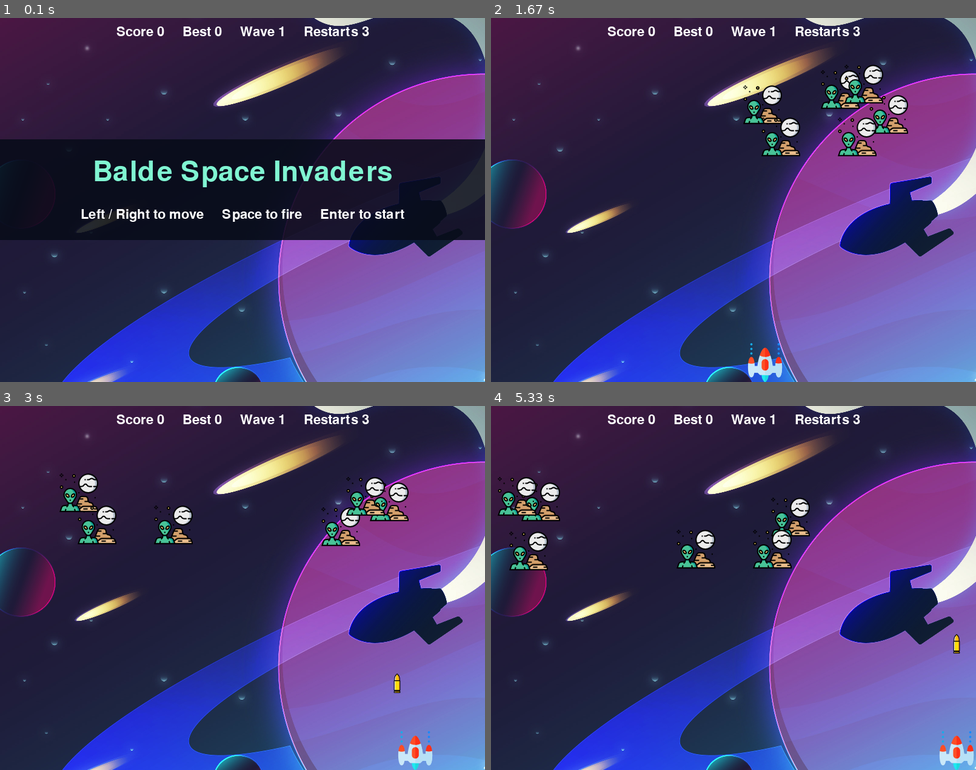
Above: before the commit, frames 1-4 (two rows, left to right).
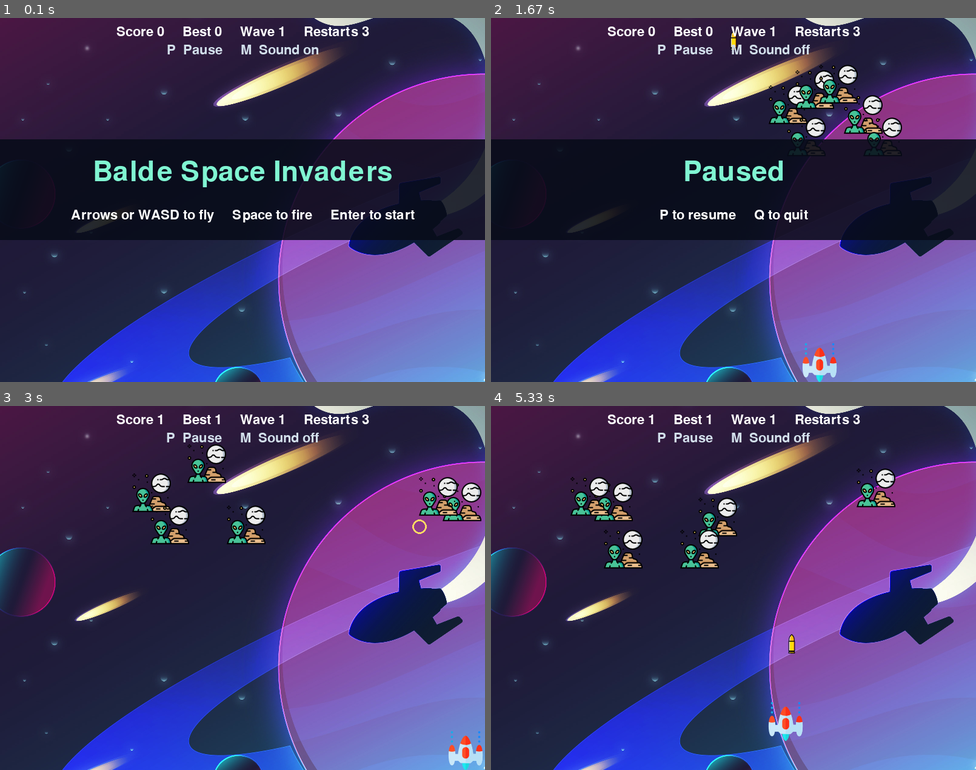
Above: after the commit, the same moments.

Repository: baldez300/Balde-Py-Game-1
Game: pygame game, started from play.py
Same seed, same stepped clock (60 frames per second), same inputs: the game is played once before the commit and once after it.
Inputs:
- Up to frame 1 (0.1 s): no input
- Up to frame 2 (1.67 s): tap Enter at 0.33 s; tap Space at 0.67, 1.07, 1.37, 1.57 s; hold M 1-1.47 s; hold D 1-1.47 s; hold P from 1.5 s (still down); hold Right from 1.5 s (still down)
- Up to frame 3 (3 s): tap Space at 1.87, 2.07, 2.37, 2.57, 2.87 s; release P at 1.97 s; release Right at 1.97 s; hold P 2-2.47 s; hold D 2-2.47 s; hold Right 2.5-2.97 s
- Up to frame 4 (5.33 s): hold W 3-3.3 s; tap Space at 3.07, 3.4, 3.7, 3.9, 4.2, 4.47, 4.8, 5.1, 5.23 s; hold Right 3.33-3.8 s; hold A 3.83-4.37 s; hold Down 4.4-4.7 s; hold A 4.73-5.13 s; hold Up from 5.17 s (still down)

The runs differ from the first frame. In frame 1, 1.4% of the frame differs, in the area x 14-86%, y 7-57%; in frame 2, 32%, in the area x 0-100%, y 3-100%; in frame 3, 6.7%; in frame 4, 6.6%.

Commit message:
feat: add four-direction flight, arcade sound effects, and pause controls
Support arrow keys and WASD with consistent diagonal speed. Fire from
the ship’s current position and end the round on enemy contact.

Play distinct sounds for shots, hits, wave clears, and game over.
Use P to pause or resume and M to toggle sound.

Diff:
--- a/play.py
+++ b/play.py
@@ -11,6 +11,7 @@
 WIDTH, HEIGHT = 800, 600
 SHIP_SIZE = 64
 PLAYER_Y = HEIGHT - SHIP_SIZE
+FLIGHT_TOP = 220  # Leave space above the ship for new enemies to spawn.
 STEP = 1 / 120
 WAVE_POINTS = 15
 ASSETS = Path(__file__).resolve().parent
@@ -58,8 +59,27 @@
         return cls(random.randint(0, WIDTH - SHIP_SIZE), random.randint(50, 150))
 
 
+class Audio:
+    def __init__(self):
+        self.muted = False
+        self.effects = {}
+        if pygame.mixer.get_init():
+            for name in ("shot", "hit", "clear", "over"):
+                self.effects[name] = pygame.mixer.Sound(str(ASSETS / "sounds" / (name + ".wav")))
+
+    def play(self, name):
+        if self.effects and not self.muted:
+            self.effects[name].play()
+
+    def toggle(self):
+        self.muted = not self.muted
+        if self.muted and self.effects:
+            pygame.mixer.stop()
+
+
 class Game:
-    def __init__(self, path):
+    def __init__(self, path, on_sound=None):
+        self.on_sound = on_sound or (lambda name: None)
         self.path = path
         self.best = read_best(path)
         self.new_run()
@@ -78,13 +98,16 @@
         self.state = "playing"
         self.speed = 240 + 35 * (self.wave - 1)
         self.player_x = (WIDTH - SHIP_SIZE) / 2
+        self.player_y = PLAYER_Y
         self.bullet = None
         self.flash = None
         self.timer = 0
         self.enemies = [Enemy.spawn() for _ in range(6)]
 
     def keydown(self, key):
-        if self.state == "title" and key == pygame.K_RETURN:
+        if key == pygame.K_p and self.state in ("playing", "paused"):
+            self.state = "paused" if self.state == "playing" else "playing"
+        elif self.state == "title" and key == pygame.K_RETURN:
             self.new_run()
         elif self.state == "over" and key == pygame.K_r and self.restarts:
             self.restarts -= 1
@@ -92,9 +115,10 @@
         elif self.state == "over" and not self.restarts and key == pygame.K_RETURN:
             self.new_run()
         elif self.state == "playing" and key == pygame.K_SPACE and self.bullet is None:
-            self.bullet = pygame.Vector2(self.player_x + 16, PLAYER_Y - 20)
-
-    def update(self, dt, direction, bullet_bounds):
+            self.bullet = pygame.Vector2(self.player_x + 16, self.player_y - 20)
+            self.on_sound("shot")
+
+    def update(self, dt, direction, bullet_bounds, vertical=0):
         if self.state == "clear":
             self.timer -= dt
             if self.timer <= 0:
@@ -103,7 +127,12 @@
             return
         if self.state != "playing":
             return
-        self.player_x = max(0, min(WIDTH - SHIP_SIZE, self.player_x + direction * 300 * dt))
+        distance = 300 * dt
+        if direction and vertical:
+            distance /= 2 ** 0.5
+        self.player_x = max(0, min(WIDTH - SHIP_SIZE, self.player_x + direction * distance))
+        self.player_y = max(FLIGHT_TOP, min(PLAYER_Y, self.player_y + vertical * distance))
+        hull = pygame.Rect(round(self.player_x), round(self.player_y), SHIP_SIZE, SHIP_SIZE).inflate(-18, -16)
         if self.flash:
             x, y, duration = self.flash
             self.flash = (x, y, duration - dt) if duration > dt else None
@@ -122,18 +151,21 @@
                 enemy.x = -enemy.x if enemy.x < 0 else 2 * limit - enemy.x
                 enemy.direction *= -1
                 enemy.y += 40
-            if enemy.y >= PLAYER_Y:
+            target = pygame.Rect(round(enemy.x), enemy.y, SHIP_SIZE, SHIP_SIZE)
+            if enemy.y >= PLAYER_Y or hull.colliderect(target.inflate(-12, -12)):
                 self.state = "over"
+                self.on_sound("over")
                 return
-            target = pygame.Rect(round(enemy.x), enemy.y, SHIP_SIZE, SHIP_SIZE)
             if shot is not None and shot.colliderect(target):
                 self.bullet = shot = None
                 self.flash = (*target.center, 0.18)
+                self.on_sound("hit")
                 self.score += 1
                 if self.score > self.best:
                     self.best = self.score
                     save_best(self.path, self.best)
                 if self.score % WAVE_POINTS == 0:
+                    self.on_sound("clear")
                     self.state = "clear"
                     self.timer = 1.5
                     self.enemies.clear()
@@ -161,22 +193,25 @@
         label = font.render(text, True, color)
         self.screen.blit(label, label.get_rect(center=(WIDTH // 2, y)))
 
-    def draw(self, game):
+    def draw(self, game, audio):
         self.screen.blit(self.background, (0, 0))
-        if game.state == "playing":
+        if game.state in ("playing", "paused"):
             for enemy in game.enemies:
                 self.screen.blit(self.enemy, (round(enemy.x), enemy.y))
-            self.screen.blit(self.ship, (round(game.player_x), PLAYER_Y))
+            self.screen.blit(self.ship, (round(game.player_x), round(game.player_y)))
             if game.bullet is not None:
                 self.screen.blit(self.bullet, (round(game.bullet.x), round(game.bullet.y)))
             if game.flash:
                 x, y, remaining = game.flash
                 radius = 8 + int(20 * (1 - remaining / 0.18))
                 pygame.draw.circle(self.screen, (255, 218, 99), (x, y), radius, 3)
-        else:
+        if game.state != "playing":
             if game.state == "title":
                 title = "Balde Space Invaders"
-                hint = "Left / Right to move     Space to fire     Enter to start"
+                hint = "Arrows or WASD to fly     Space to fire     Enter to start"
+            elif game.state == "paused":
+                title = "Paused"
+                hint = "P to resume     Q to quit"
             elif game.state == "clear":
                 title = f"Wave {game.wave} clear!"
                 hint = f"Score {game.score}     Wave {game.wave + 1} incoming"
@@ -189,6 +224,10 @@
             self.centered(hint, self.small, 325, (255, 255, 255))
         hud = f"Score {game.score}     Best {game.best}     Wave {game.wave}     Restarts {game.restarts}"
         self.centered(hud, self.small, 23, (255, 255, 255))
+        sound = "off" if audio.muted else "on"
+        controls = f"P  Pause     M  Sound {sound}" if audio.effects else "P  Pause     Audio unavailable"
+        if game.state in ("title", "playing", "paused"):
+            self.centered(controls, self.small, 53, (210, 223, 235))
         pygame.display.flip()
 
 
@@ -196,7 +235,8 @@
     pygame.init()
     try:
         display = Display()
-        game = Game(score_path())
+        audio = Audio()
+        game = Game(score_path(), audio.play)
         clock = pygame.time.Clock()
         elapsed = 0
         while True:
@@ -208,13 +248,16 @@
                 if event.type == pygame.KEYDOWN:
                     if event.key in (pygame.K_ESCAPE, pygame.K_q):
                         return
+                    if event.key == pygame.K_m:
+                        audio.toggle()
                     game.keydown(event.key)
             keys = pygame.key.get_pressed()
-            direction = int(keys[pygame.K_RIGHT]) - int(keys[pygame.K_LEFT])
+            direction = bool(keys[pygame.K_RIGHT] or keys[pygame.K_d]) - bool(keys[pygame.K_LEFT] or keys[pygame.K_a])
+            vertical = bool(keys[pygame.K_DOWN] or keys[pygame.K_s]) - bool(keys[pygame.K_UP] or keys[pygame.K_w])
             while elapsed >= STEP:
-                game.update(STEP, direction, display.bullet_bounds)
+                game.update(STEP, direction, display.bullet_bounds, vertical)
                 elapsed -= STEP
-            display.draw(game)
+            display.draw(game, audio)
     finally:
         pygame.quit()
 
--- a/tests/test_play.py
+++ b/tests/test_play.py
@@ -83,6 +83,57 @@
             self.assertAlmostEqual(self.game.player_x, 300)
             self.assertAlmostEqual(self.game.enemies[0].x, 240)
 
+    def test_flight_controls_and_pause(self):
+        game = self.game
+        game.enemies.clear()
+        x, y = game.player_x, game.player_y
+        game.update(0.1, 1, self.bounds, -1)
+        self.assertAlmostEqual((game.player_x - x)**2 + (game.player_y - y)**2, 30**2)
+        game.keydown(pygame.K_SPACE)
+        self.assertEqual(game.bullet.y, game.player_y - 20)
+        pos = (game.player_x, game.player_y, game.bullet.y)
+        game.keydown(pygame.K_p)
+        game.update(0.1, -1, self.bounds, -1)
+        self.assertEqual((game.player_x, game.player_y, game.bullet.y), pos)
+        game.keydown(pygame.K_p)
+        for vertical, limit in ((-1, play.FLIGHT_TOP), (1, play.PLAYER_Y)):
+            for _ in range(180):
+                game.update(play.STEP, 0, self.bounds, vertical)
+            self.assertEqual(game.player_y, limit)
+
+    def test_sound_events_and_ship_collision(self):
+        events = []
+        self.game.on_sound = events.append
+        self.game.keydown(pygame.K_SPACE)
+        self.game.keydown(pygame.K_SPACE)
+        self.game.score = 14
+        self.hit()
+        self.assertEqual(events, ["shot", "hit", "clear"])
+        self.game.start_wave()
+        self.game.player_y = 280
+        self.game.enemies = [play.Enemy(self.game.player_x, 280)]
+        self.step()
+        self.step()
+        self.assertEqual(events[-1:], ["over"])
+        self.assertEqual(events.count("over"), 1)
+        self.game.keydown(pygame.K_r)
+        self.assertEqual(self.game.player_y, play.PLAYER_Y)
+
+    def test_audio_playback_and_mute(self):
+        pygame.mixer.init()
+        self.addCleanup(pygame.mixer.quit)
+        audio = play.Audio()
+        for name in ("shot", "hit", "clear", "over"):
+            audio.play(name)
+            self.assertTrue(pygame.mixer.get_busy())
+            pygame.mixer.stop()
+        audio.toggle()
+        audio.play("shot")
+        self.assertFalse(pygame.mixer.get_busy())
+        audio.toggle()
+        audio.play("shot")
+        self.assertTrue(pygame.mixer.get_busy())
+
     def test_main_loop(self):
         batches = iter([[], [pygame.event.Event(pygame.KEYDOWN, key=pygame.K_RETURN)],
                         [pygame.event.Event(pygame.KEYDOWN, key=pygame.K_SPACE)],
Not shown, changed: README.md
Not shown, changed: build-mac.sh
Not shown, added: sounds/clear.wav
Not shown, added: sounds/hit.wav
Not shown, added: sounds/over.wav
Not shown, added: sounds/shot.wav
